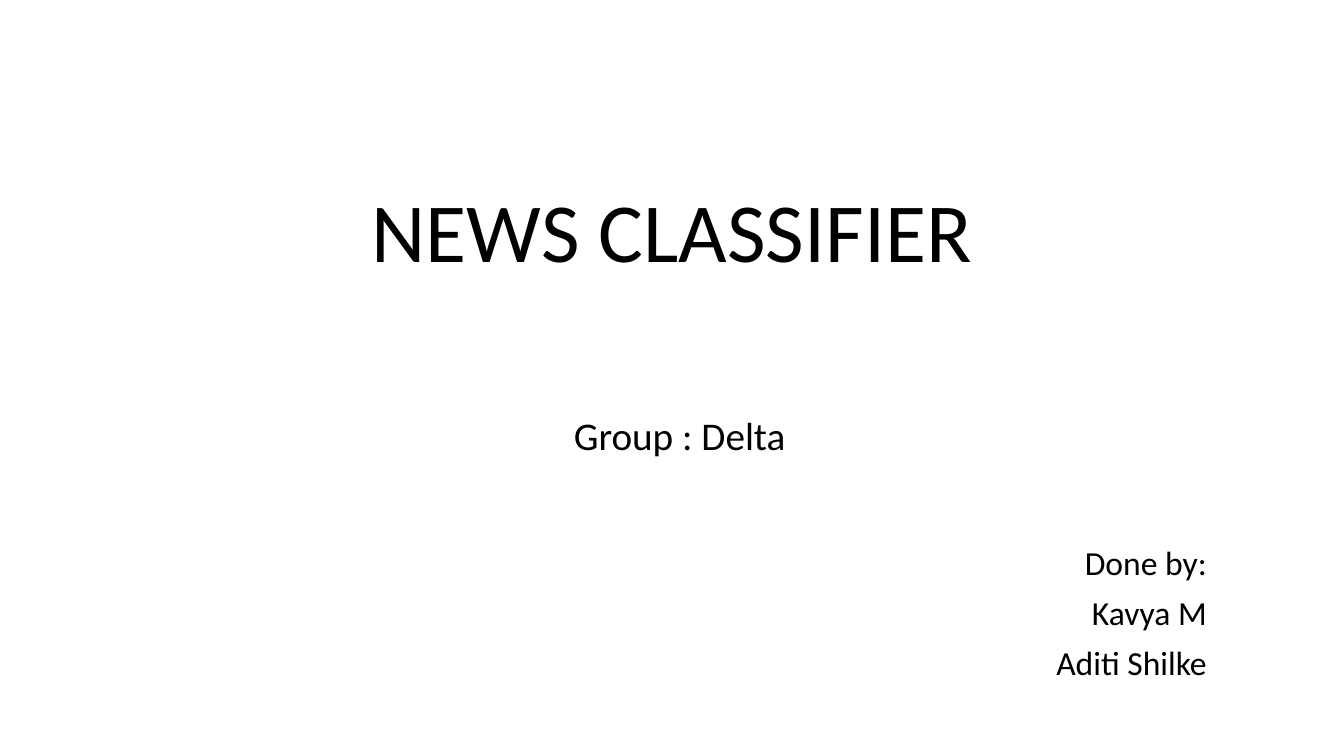
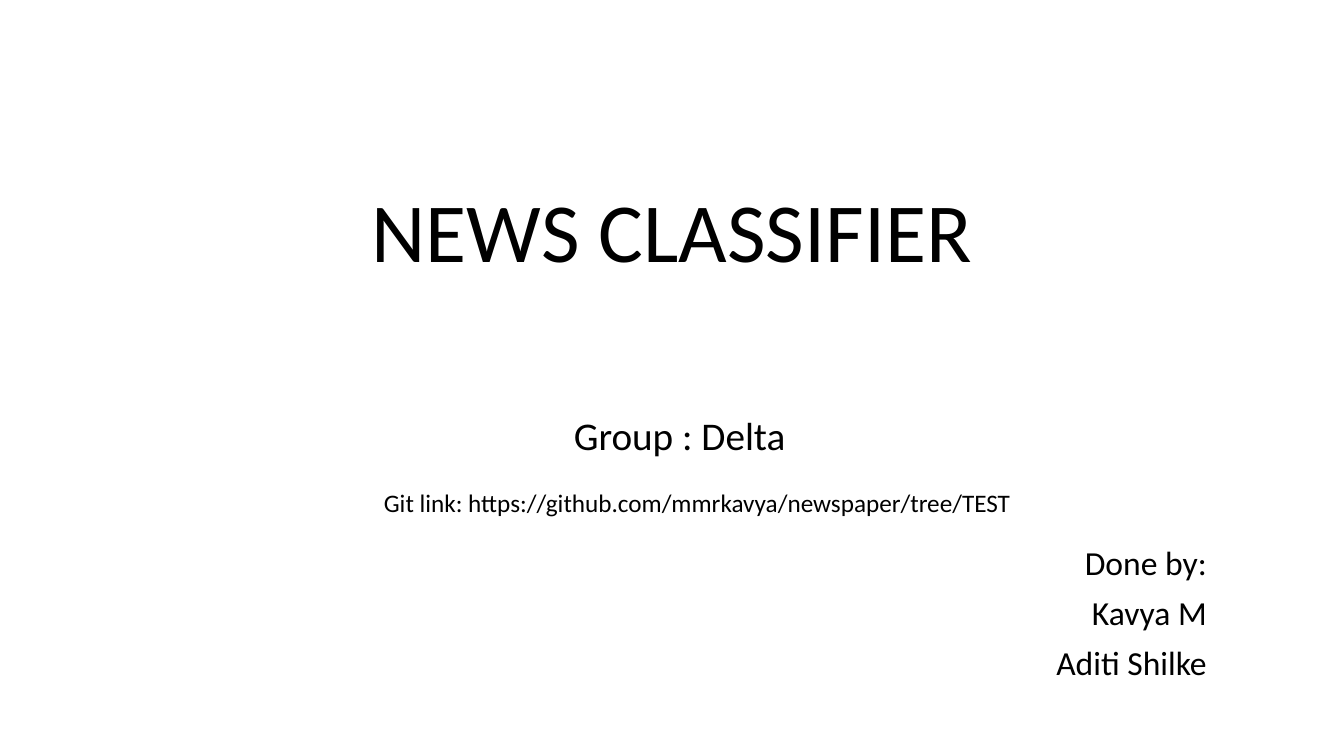
Before and after one commit to mmrkavya/newspaper, a slide deck: slide 1 of NEWS CLASSIFIER.pptx. Drawn at 1344x756 pixels with LibreOffice and Linux fonts; fonts in the diff are those of the drawing. Boxes give left, top, right and bottom in pixels: in the first picture for what was removed or moved away, otherwise in the second. Text is boxed around its words. In the diff, an @@ line names an element or a change of style, - is before the commit and + after.

Commit message:
updated ppt

```diff
--- a/NEWS CLASSIFIER.pptx
+++ b/NEWS CLASSIFIER.pptx
@@ text added at box(384, 494, 1010, 517), 18 pt, text #000000 @@
+Git link: https://github.com/mmrkavya/newspaper/tree/TEST
```
